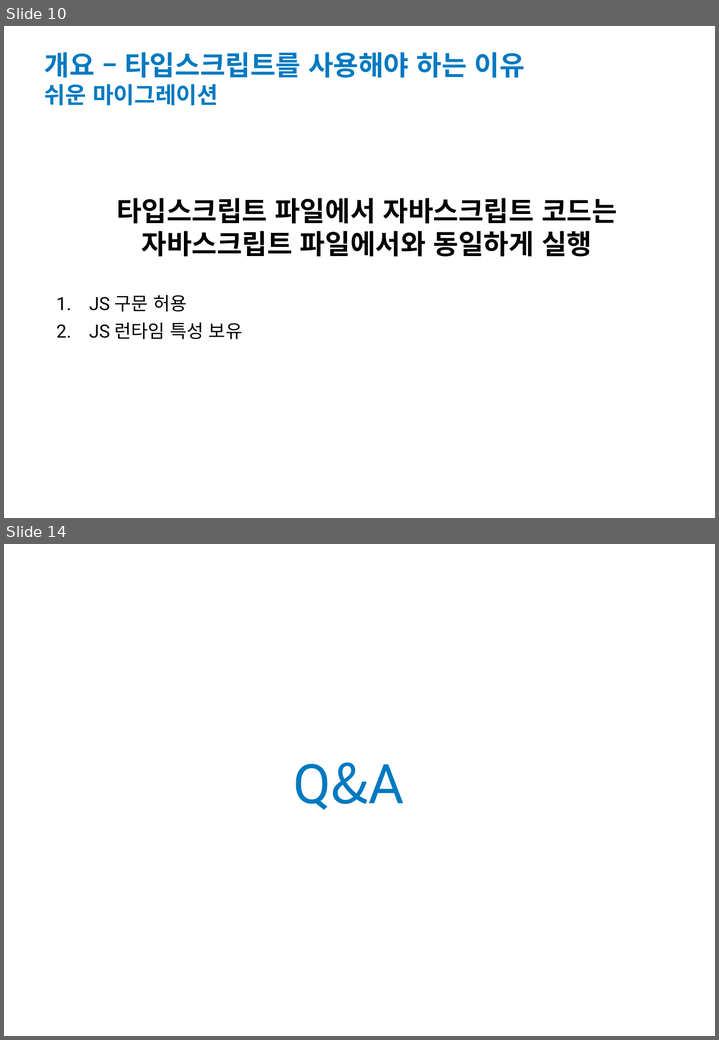
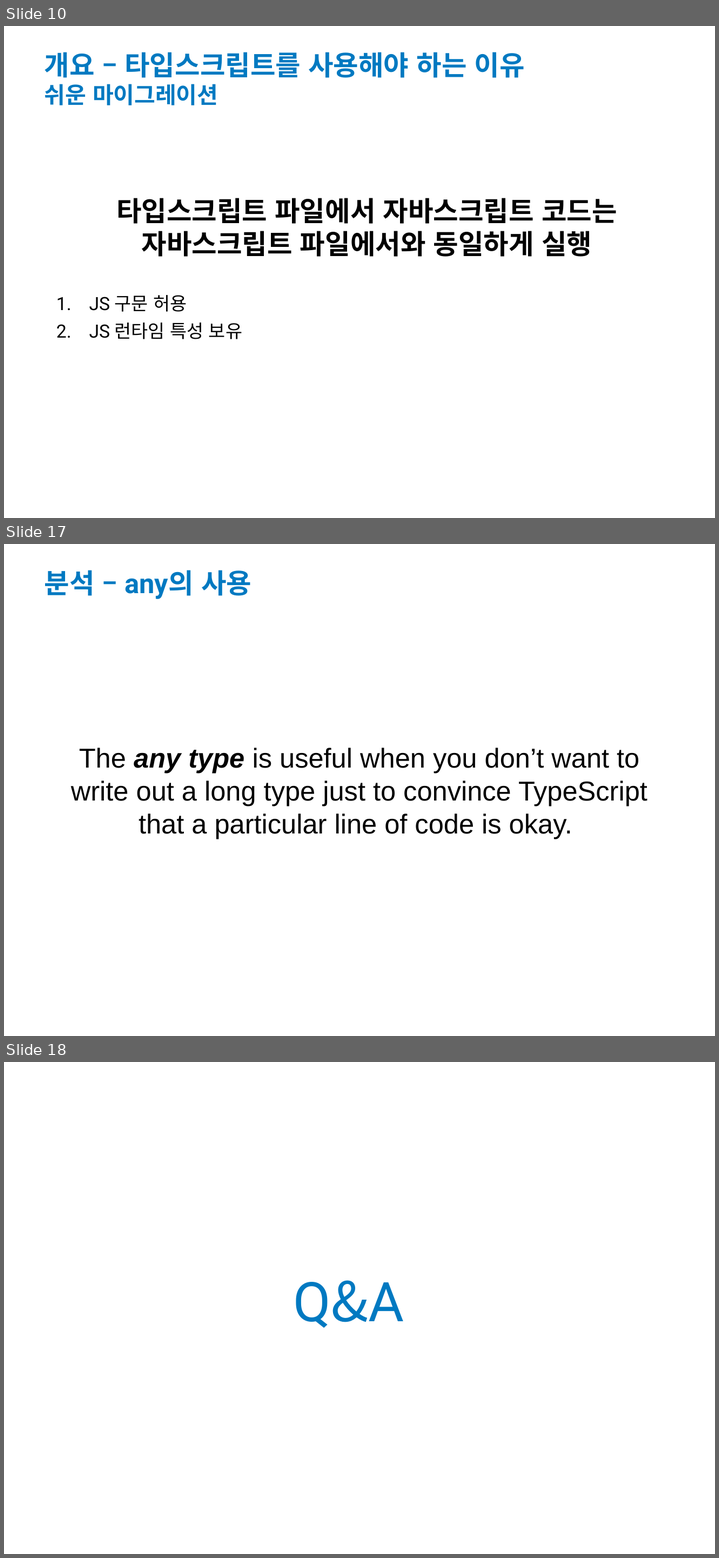
Before and after one commit to dudwns0921/Obigo_Typescript_seminar, a slide deck: 발표자료.pptx. Shown one above the other, each under a label of ours: slides 10 and 14 before the commit, slides 10, 17 and 18 after it; the slides between them are not shown. The pictures are 719x1040 and 719x1558 pixels, drawn with LibreOffice and Linux fonts; fonts in the diff are those of the drawing; background and template pictures are left out. Boxes give left, top, right and bottom in pixels: in the first picture for what was removed or moved away, otherwise in the second. Text is boxed around its words. In the diff, an @@ line names an element or a change of style, - is before the commit and + after.

```diff
--- a/발표자료.pptx
+++ b/발표자료.pptx
@@ slide 17 added at (4,544,715,1036), background picture (left out) @@
@@ title added at (44,570,251,599), 30 pt, text #0079C1, bold @@
+분석 – any의 사용
@@ text added at (71,748,647,839), 30 pt, text #000000 @@
+The any type is useful when you don’t want to write out a long type just to convince TypeScript that a particular line of code is okay.
@@ what was slide 14 is now slide 18 @@
```
Also in this commit, not shown: 3 slides changed, 4 other slides added, 1 slide removed, 3 other files.
